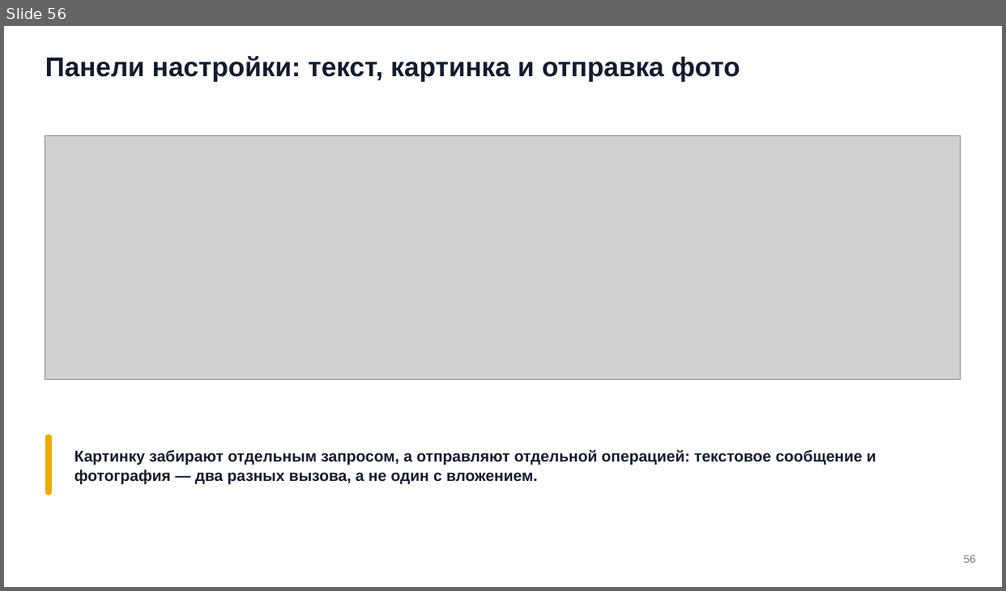
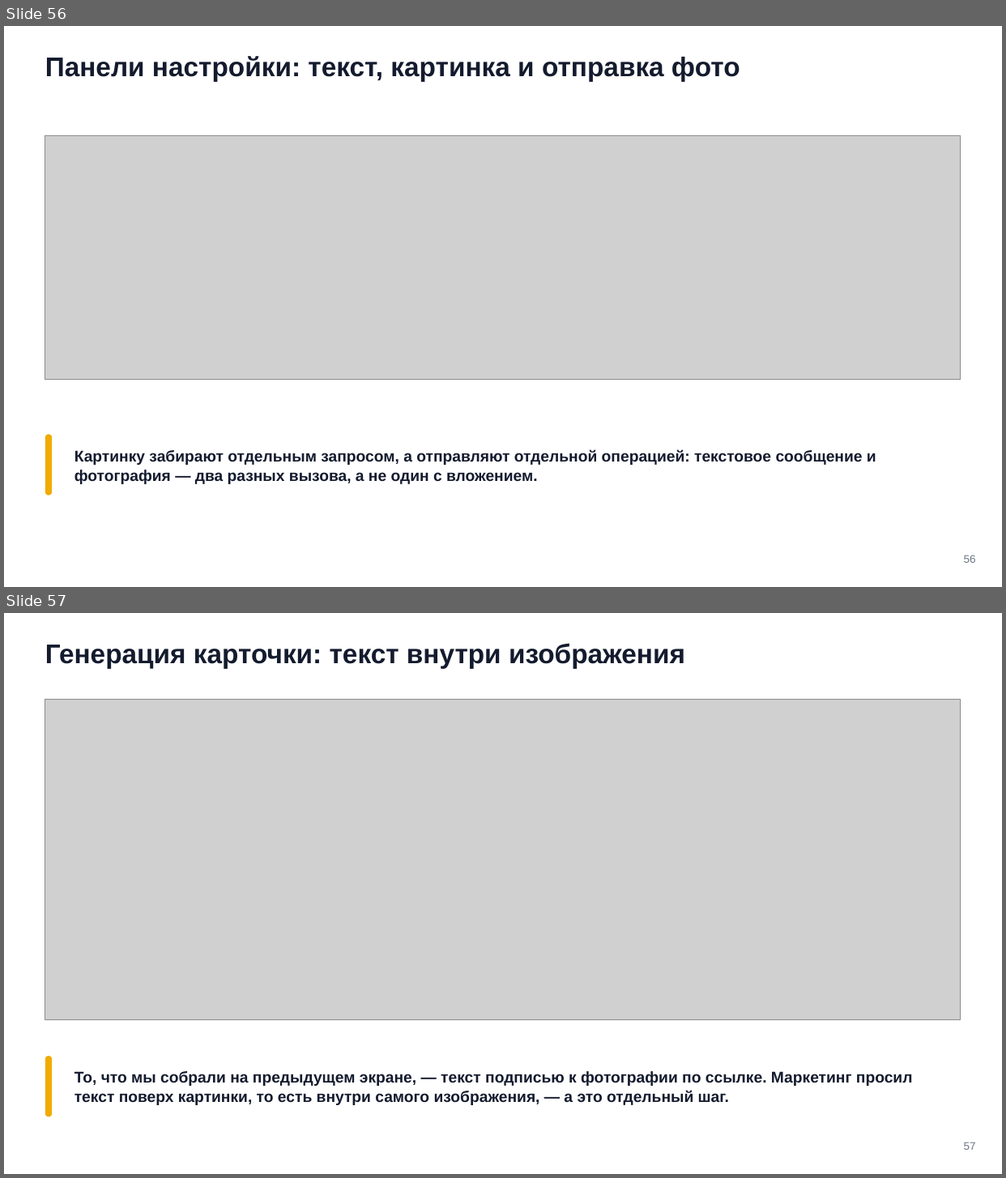
Before and after one commit to tellina-study/AI-usage-lessons, a slide deck: library/seminars/sem-08/rendered/sem-08.pptx. Shown one above the other, each under a label of ours: slide 56 before the commit, slides 56 and 57 after it. The pictures are 1006x591 and 1006x1178 pixels, drawn with LibreOffice and Linux fonts; fonts in the diff are those of the drawing; grey boxes stand for pictures. Boxes give left, top, right and bottom in pixels: in the first picture for what was removed or moved away, otherwise in the second. Text is boxed around its words. In the diff, an @@ line names an element or a change of style, - is before the commit and + after.

```diff
--- a/library/seminars/sem-08/rendered/sem-08.pptx
+++ b/library/seminars/sem-08/rendered/sem-08.pptx
@@ slide 57 added at bbox=[4, 613, 1002, 1174], background #FFFFFF @@
@@ text added at bbox=[45, 643, 685, 669], 26 pt, text #141B2E, bold @@
+Генерация карточки: текст внутри изображения
@@ picture added at bbox=[45, 699, 961, 1020] @@
@@ rounded rectangle added at bbox=[45, 1056, 52, 1118], fill #F0AB00 @@
@@ text added at bbox=[74, 1071, 913, 1105], 15 pt, text #141B2E, bold @@
+То, что мы собрали на предыдущем экране, — текст подписью к фотографии по ссылке. Маркетинг просил текст поверх картинки, то есть внутри самого изображения, — а это отдельный шаг.
@@ text added at bbox=[964, 1143, 976, 1150], 10.5 pt, text #6B7685 @@
+57
```
Also in this commit, not shown: 5 slides changed, 1 slide removed, 18 other files.
